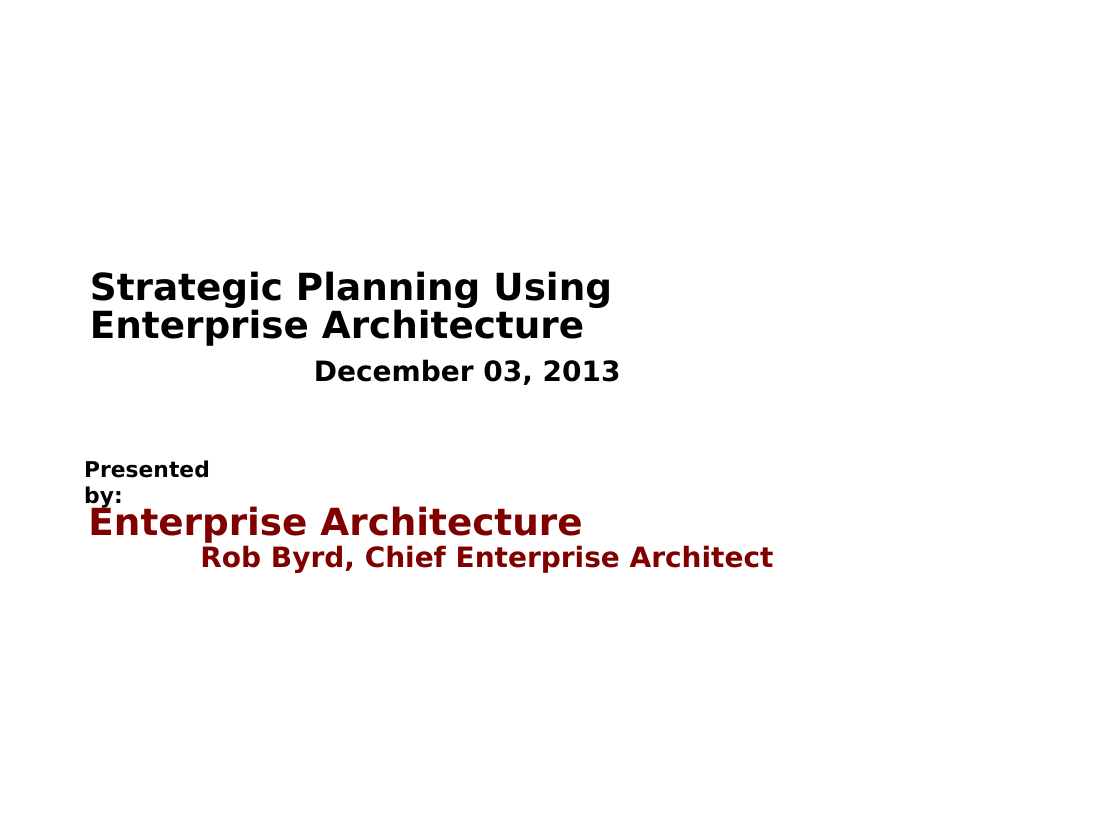
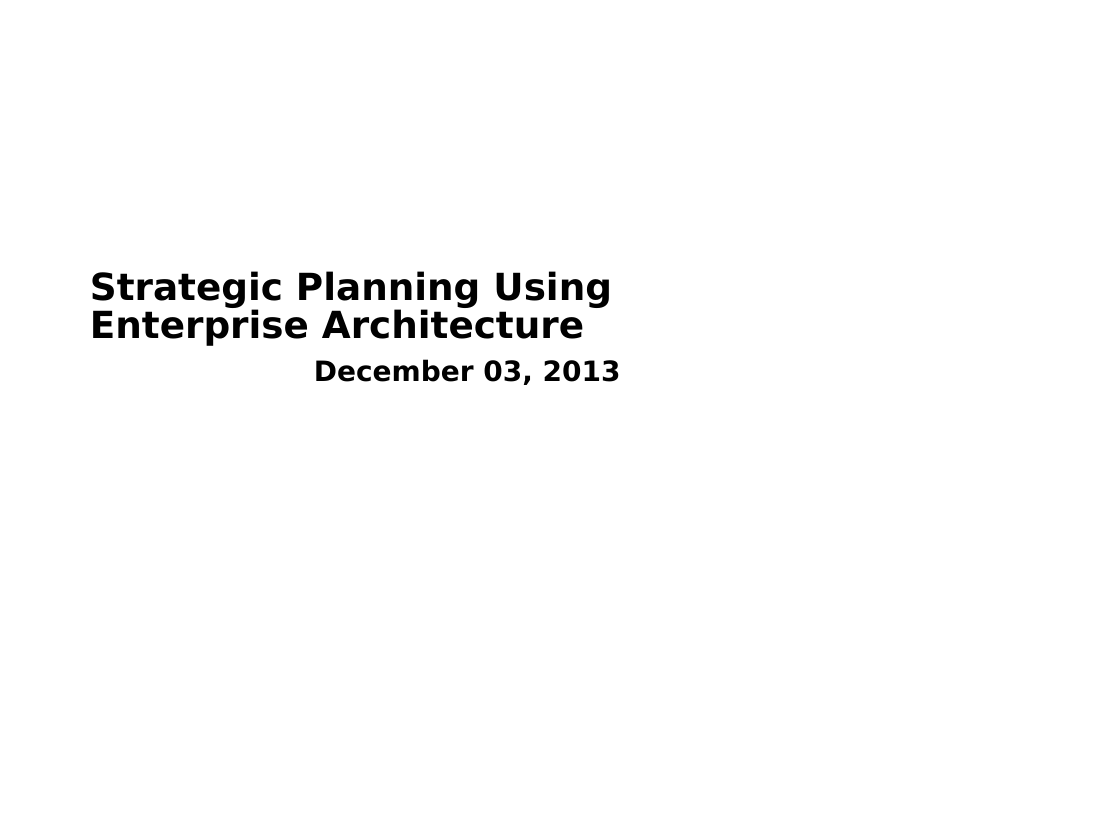
Before and after one commit to cityofaustin/austinea, a slide deck: slide 1 of docs/serviceDeliveryModel.pptx. Drawn at 1120x840 pixels with LibreOffice and Linux fonts; fonts in the diff are those of the drawing; background and template pictures are left out. Boxes give left, top, right and bottom in pixels: in the first picture for what was removed or moved away, otherwise in the second. Text is boxed around its words. In the diff, an @@ line names an element or a change of style, - is before the commit and + after.

```diff
--- a/docs/serviceDeliveryModel.pptx
+++ b/docs/serviceDeliveryModel.pptx
@@ text removed at (84, 460, 210, 508) @@
-Presented by:
@@ title removed at (88, 505, 774, 573) @@
-Enterprise Architecture
-Rob Byrd, Chief Enterprise Architect
```
Also in this commit, not shown: 16 other files.
